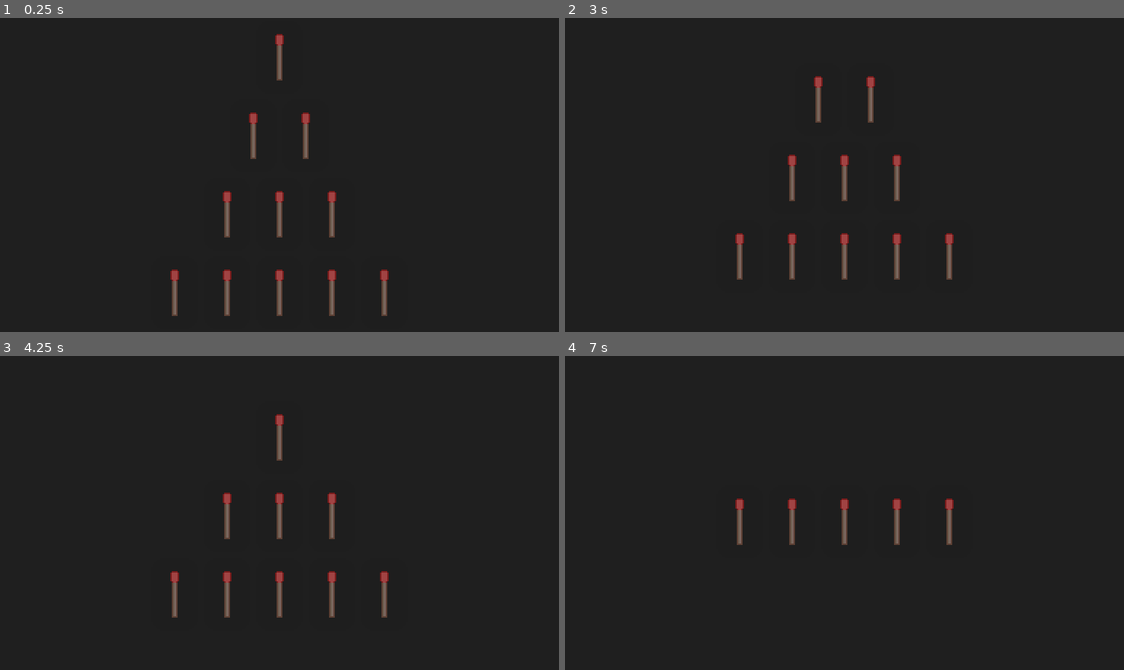
Above: before the commit, frames 1-4 (two rows, left to right).
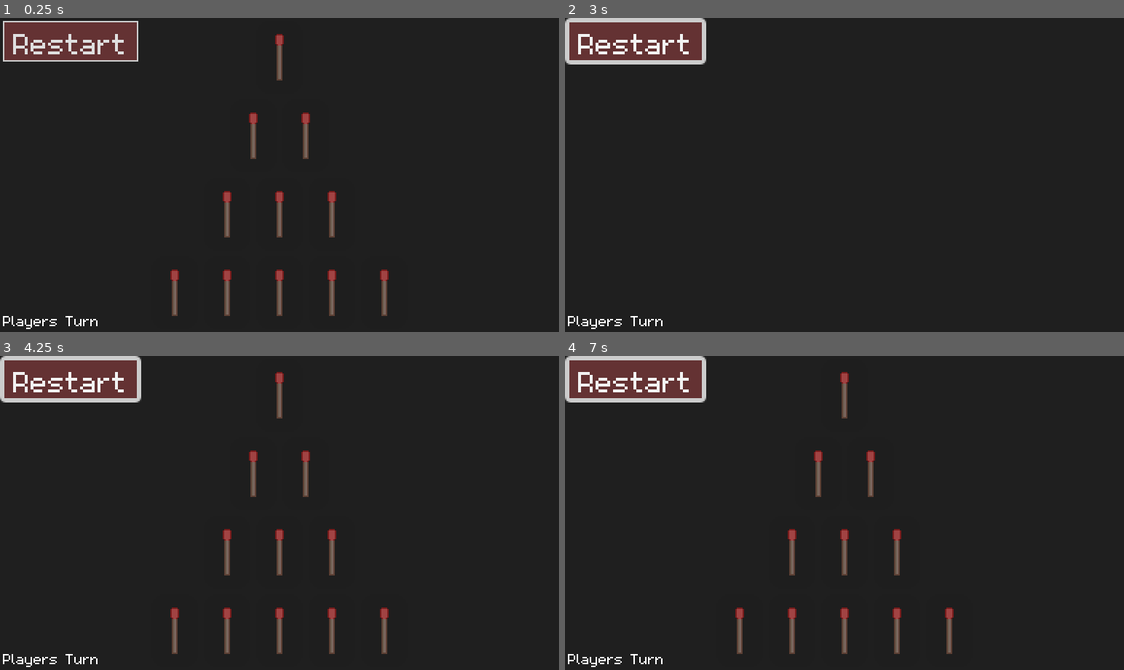
Above: after the commit, the same moments.

Repository: TylerFairleigh/COMP359-AB1-Assignment2
Game: Godot game, scene res://scenes/main.tscn
Two runs of this game, one before a commit and one after it. Both use one fixed random seed, a clock stepped at 60 frames per second and the inputs below.
Inputs (mouse positions are in pixels of both pictures, inside the frame that each line leads up to):
- Up to frame 1 (0.25 s): no input
- Up to frame 2 (3 s): click (637, 39) at 0.5 s, where only the run after the commit has a clickable "Restart"; click (637, 39) at 1.25 s, where only the run after the commit has a clickable "Restart"; click (637, 39) at 2 s, where only the run after the commit has a clickable "Restart"; tap Enter at 2.75 s; move the mouse to (844, 55) at 2.77 s; click (844, 55) at 2.92 s
- Up to frame 3 (4.25 s): tap Space at 3.5 s; move the mouse to (251, 437) at 3.52 s; click (251, 437) at 3.67 s
- Up to frame 4 (7 s): tap Enter at 4.25, 5.75 s; move the mouse to (844, 437) at 4.27 s; click (844, 437) at 4.42 s; tap Space at 5, 6.5 s; move the mouse to (794, 478) at 5.02 s; click (794, 478) at 5.17 s; move the mouse to (816, 478) at 5.77 s; click (816, 478) at 5.92 s; move the mouse to (844, 478) at 6.52 s; click (844, 478) at 6.67 s

The runs differ from the first frame. In frame 1, 3.3% of the frame differs, in the area x 0-25%, y 0-100%; in frame 2, 5.6%; in frame 3, 6.9%, in the area x 0-70%, y 0-100%; in frame 4, 6.4%.

Commit message:
UI Stable without Bot Turn (#5)
* Match Scene Start

* Added matches into main view

* Restart button working

* Initialize Matches Working and Customize Pill Amounts

* Locking piles works and highlighting of non clickable matches

* UI Stable and ready for script integration

Diff:
--- a/project.godot
+++ b/project.godot
@@ -16,6 +16,11 @@
 boot_splash/bg_color=Color(0.121569, 0.121569, 0.121569, 1)
 config/icon="res://icon.svg"
 
+[autoload]
+
+MatchController="*res://scenes/match_controller.gd"
+TurnLabel="*res://scenes/turn_label.gd"
+
 [display]
 
 window/size/viewport_width=384
--- a/scenes/main.tscn
+++ b/scenes/main.tscn
@@ -1,6 +1,29 @@
-[gd_scene load_steps=2 format=3 uid="uid://dxuoc1fec7hi5"]
+[gd_scene load_steps=8 format=3 uid="uid://dxuoc1fec7hi5"]
 
 [ext_resource type="PackedScene" uid="uid://bx6co1v284cd3" path="res://scenes/match_view.tscn" id="1_crgk3"]
+[ext_resource type="FontFile" uid="uid://d20wpwo18re0o" path="res://assets/m5x7.ttf" id="2_7oplk"]
+[ext_resource type="Script" path="res://scenes/turn_label.gd" id="3_gxuil"]
+
+[sub_resource type="Theme" id="Theme_w1vl8"]
+default_font = ExtResource("2_7oplk")
+default_font_size = 32
+
+[sub_resource type="StyleBoxFlat" id="StyleBoxFlat_6wfke"]
+bg_color = Color(0.980392, 0.356863, 0.376471, 0.313726)
+border_width_left = 1
+border_width_top = 1
+border_width_right = 1
+border_width_bottom = 1
+
+[sub_resource type="StyleBoxFlat" id="StyleBoxFlat_d8el3"]
+bg_color = Color(0.219608, 0.717647, 0, 0.137255)
+border_width_left = 1
+border_width_top = 1
+border_width_right = 1
+border_width_bottom = 1
+
+[sub_resource type="Theme" id="Theme_3e5f0"]
+default_font = ExtResource("2_7oplk")
 
 [node name="main" type="Node2D"]
 
@@ -12,3 +35,35 @@
 metadata/_edit_lock_ = true
 
 [node name="matches" parent="." instance=ExtResource("1_crgk3")]
+
+[node name="restart" type="Button" parent="."]
+offset_left = 2.0
+offset_top = 2.0
+offset_right = 95.0
+offset_bottom = 30.0
+theme = SubResource("Theme_w1vl8")
+theme_override_styles/normal = SubResource("StyleBoxFlat_6wfke")
+text = "Restart"
+
+[node name="finish" type="Button" parent="."]
+visible = false
+offset_left = 289.0
+offset_top = 2.0
+offset_right = 382.0
+offset_bottom = 30.0
+theme = SubResource("Theme_w1vl8")
+theme_override_styles/normal = SubResource("StyleBoxFlat_d8el3")
+text = "Finish"
+
+[node name="turn_label" type="Label" parent="."]
+offset_left = 2.0
+offset_top = 201.0
+offset_right = 42.0
+offset_bottom = 216.0
+theme = SubResource("Theme_3e5f0")
+text = "Players Turn"
+script = ExtResource("3_gxuil")
+
+[connection signal="pressed" from="restart" to="matches" method="reset_state"]
+[connection signal="pressed" from="finish" to="matches" method="_on_finish_pressed"]
+[connection signal="pressed" from="finish" to="turn_label" method="label_change"]
--- a/scenes/match.gd
+++ b/scenes/match.gd
@@ -1,13 +1,23 @@
 extends PanelContainer
 
 func _on_mouse_entered():
-	var hover_highlight = Color("#92ed8e")
-	set_modulate(hover_highlight)
+	var match_string = self.name
+	var match_number = int(match_string.split("_")[1])
+	if (match_number in MatchController.valid_match_array):
+		var hover_highlight = Color("#92ed8e")
+		set_modulate(hover_highlight)
 
 func _on_mouse_exited():
 	var regular = Color(1,1,1,1)
 	set_modulate(regular)
 
 func _on_gui_input(event):
-	if event.is_pressed():
+	get_tree().call_group("match_group", "_on_match_pressed")
+	var match_string = self.name
+	var match_number = int(match_string.split("_")[1])
+	if event.is_pressed() and (match_number in MatchController.valid_match_array):
 		self.visible = false
+		MatchController.match_pressed(match_number)
+		MatchController.player_active = true
+		MatchController.match_number = match_number
+		MatchController.make_range()
--- /dev/null
+++ b/scenes/match_controller.gd
@@ -0,0 +1,58 @@
+extends PanelContainer
+
+@onready var matches = [$"VBoxContainer/Pile 1/Match_1", $"VBoxContainer/Pile 2/Match_2", $"VBoxContainer/Pile 2/Match_3", $"VBoxContainer/Pile 3/Match_4", $"VBoxContainer/Pile 3/Match_5", $"VBoxContainer/Pile 3/Match_6", $"VBoxContainer/Pile 4/Match_7", $"VBoxContainer/Pile 4/Match_8", $"VBoxContainer/Pile 4/Match_9", $"VBoxContainer/Pile 4/Match_10", $"VBoxContainer/Pile 4/Match_11"]
+@onready var turn_label = $turn_label
+
+var pile_counters = {"pile_1": 1, "pile_2": 2, "pile_3": 3, "pile_4": 5}
+var pile_counter_max = [1, 3, 6, 11]
+var match_full_count = 0
+var player_turn = true
+var player_active = false
+var match_number:int
+var valid_match_array
+var match_array_game = []
+
+func _ready():
+	valid_match_array = []
+	match_number = 0
+	for match_count in pile_counters:
+		match_full_count += pile_counters[match_count]
+		match_array_game.append(pile_counters[match_count])
+	reset_player_turn()
+	reset_logic()
+
+func make_range():
+	valid_match_array.clear()
+	for i in range(len(pile_counter_max) - 1):
+		if match_number > pile_counter_max[i] and match_number <= pile_counter_max[i + 1]:
+			valid_match_array = range(pile_counter_max[i] + 1, pile_counter_max[i + 1] + 1)
+			break
+
+func reset_player_turn():
+	player_turn = true
+	player_active = false
+	valid_match_array.clear()
+	for i in match_full_count + 1:
+		valid_match_array.append(i)
+	TurnLabel.label_change()
+
+func bot_move():
+	print("Bots move would go here")
+	reset_player_turn()
+
+func match_pressed(match_number):
+	match_array_game[match_pile_return(match_number)] -= 1
+
+func match_pile_return(match_number):
+	if (match_number in [1]):
+		return 0
+	elif (match_number in [2,3]):
+		return 1
+	elif (match_number in [4,5,6]):
+		return 2
+	else:
+		return 3
+
+func reset_logic():
+	match_array_game.clear()
+	match_array_game = [1,2,3,5]
--- /dev/null
+++ b/scenes/match_view.gd
@@ -0,0 +1,55 @@
+extends PanelContainer
+
+const match_scene = preload("res://scenes/match.tscn")
+
+@onready var pile_1 = $"VBoxContainer/Pile 1"
+@onready var pile_2 = $"VBoxContainer/Pile 2"
+@onready var pile_3 = $"VBoxContainer/Pile 3"
+@onready var pile_4 = $"VBoxContainer/Pile 4"
+@onready var finish = $"../finish"
+var pile_counter_set = MatchController.pile_counters
+
+func _ready():
+	reset_ui_state()
+
+func _process(delta):
+	if (MatchController.player_turn and MatchController.player_active):
+		finish.visible = true
+	else:
+		finish.visible = false
+
+func reset_ui_state():
+	# Toggling off the container which makes a more smooth
+	# reset apperance due to the time out.
+	self.visible = false
+	var match_counter = 1
+	var piles = {"pile_1": pile_1, "pile_2": pile_2, "pile_3": pile_3, "pile_4": pile_4}
+
+	# Remove any existing matches
+	for pile in piles.values():
+		for pile_matches in pile.get_children():
+			pile_matches.queue_free()
+			# This fixes the case when the matches arent free yet
+			# which results in godot giving another name.
+			await get_tree().create_timer(0.01).timeout
+
+	for pile_name in pile_counter_set:
+		for i in range(pile_counter_set[pile_name]):
+			var match_scene_instance = match_scene.instantiate()
+			match_scene_instance.name = "Match_%s" % (match_counter)
+			var pile_var = piles[pile_name]
+			pile_var.add_child(match_scene_instance)
+			match_counter += 1
+	self.visible = true
+
+
+func reset_state():
+	MatchController.reset_player_turn()
+	MatchController.reset_logic()
+	reset_ui_state()
+
+func _on_finish_pressed():
+	MatchController.valid_match_array.clear()
+	MatchController.player_turn = false
+	MatchController.player_active = false
+	MatchController.bot_move()
--- a/scenes/match_view.tscn
+++ b/scenes/match_view.tscn
@@ -1,6 +1,6 @@
 [gd_scene load_steps=3 format=3 uid="uid://bx6co1v284cd3"]
 
-[ext_resource type="PackedScene" uid="uid://db48fk00ova3o" path="res://scenes/match.tscn" id="2_asr44"]
+[ext_resource type="Script" path="res://scenes/match_view.gd" id="1_vmb68"]
 
 [sub_resource type="StyleBoxFlat" id="StyleBoxFlat_dflmr"]
 bg_color = Color(0.6, 0.6, 0.6, 0)
@@ -11,56 +11,28 @@
 offset_right = 300.0
 offset_bottom = 216.0
 theme_override_styles/panel = SubResource("StyleBoxFlat_dflmr")
+script = ExtResource("1_vmb68")
 
 [node name="VBoxContainer" type="VBoxContainer" parent="."]
 layout_mode = 2
 alignment = 1
 
 [node name="Pile 1" type="HBoxContainer" parent="VBoxContainer"]
+custom_minimum_size = Vector2(0, 50)
 layout_mode = 2
 alignment = 1
 
-[node name="Match_1" parent="VBoxContainer/Pile 1" instance=ExtResource("2_asr44")]
-layout_mode = 2
-
 [node name="Pile 2" type="HBoxContainer" parent="VBoxContainer"]
+custom_minimum_size = Vector2(0, 50)
 layout_mode = 2
 alignment = 1
 
-[node name="Match_2" parent="VBoxContainer/Pile 2" instance=ExtResource("2_asr44")]
-layout_mode = 2
-
-[node name="Match_3" parent="VBoxContainer/Pile 2" instance=ExtResource("2_asr44")]
-layout_mode = 2
-
 [node name="Pile 3" type="HBoxContainer" parent="VBoxContainer"]
+custom_minimum_size = Vector2(0, 50)
 layout_mode = 2
 alignment = 1
 
-[node name="Match_4" parent="VBoxContainer/Pile 3" instance=ExtResource("2_asr44")]
-layout_mode = 2
-
-[node name="Match_5" parent="VBoxContainer/Pile 3" instance=ExtResource("2_asr44")]
-layout_mode = 2
-
-[node name="Match_6" parent="VBoxContainer/Pile 3" instance=ExtResource("2_asr44")]
-layout_mode = 2
-
 [node name="Pile 4" type="HBoxContainer" parent="VBoxContainer"]
+custom_minimum_size = Vector2(0, 50)
 layout_mode = 2
 alignment = 1
-
-[node name="Match_7" parent="VBoxContainer/Pile 4" instance=ExtResource("2_asr44")]
-layout_mode = 2
-
-[node name="Match_8" parent="VBoxContainer/Pile 4" instance=ExtResource("2_asr44")]
-layout_mode = 2
-
-[node name="Match_9" parent="VBoxContainer/Pile 4" instance=ExtResource("2_asr44")]
-layout_mode = 2
-
-[node name="Match_10" parent="VBoxContainer/Pile 4" instance=ExtResource("2_asr44")]
-layout_mode = 2
-
-[node name="Match_11" parent="VBoxContainer/Pile 4" instance=ExtResource("2_asr44")]
-layout_mode = 2
--- /dev/null
+++ b/scenes/turn_label.gd
@@ -0,0 +1,10 @@
+extends Label
+
+func _ready():
+	label_change()
+
+func label_change():
+	if (MatchController.player_turn):
+		self.text = "Players Turn"
+	else:
+		self.text = "Bot Turn"
Binary file added: assets/m5x7.ttf
Not shown, added: assets/m5x7.ttf.import
